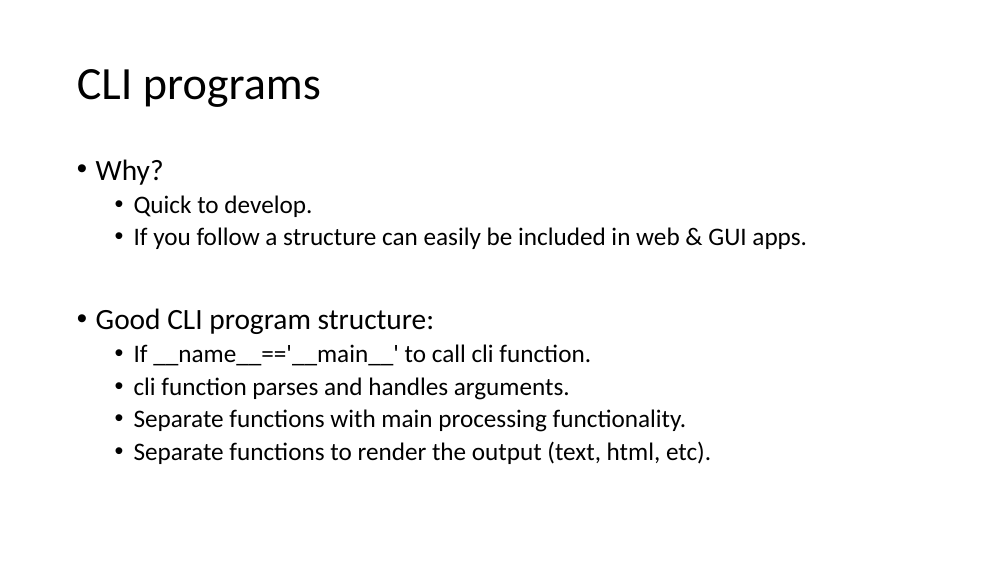
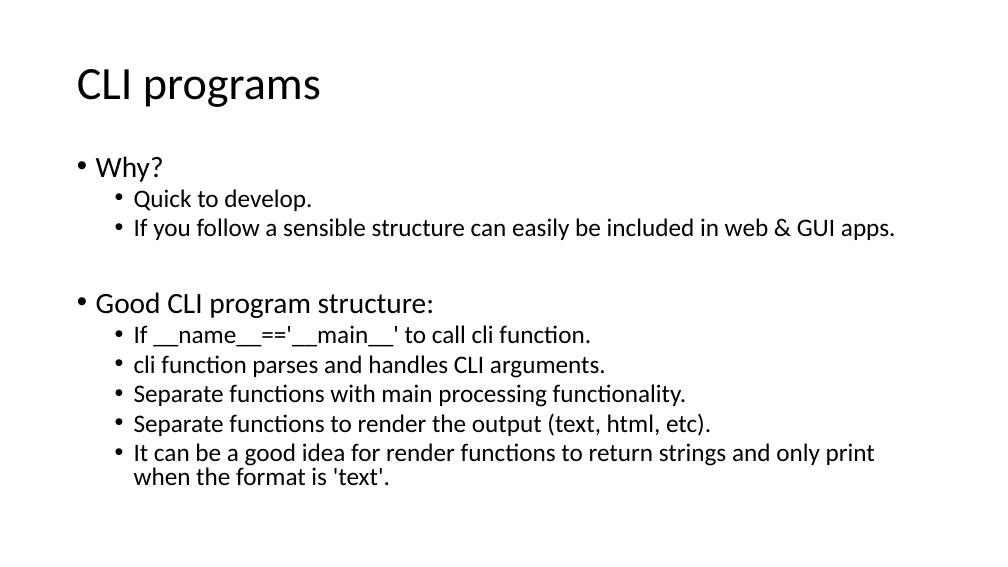
Before and after one commit to mrkbutty/PythonTutButty01, a slide deck: slide 26 of PyTut1_Intro.pptx (slide 24 before the commit). Drawn at 1008x567 pixels with LibreOffice and Linux fonts; fonts in the diff are those of the drawing. Boxes give left, top, right and bottom in pixels: in the first picture for what was removed or moved away, otherwise in the second. Text is boxed around its words. In the diff, an @@ line names an element or a change of style, - is before the commit and + after.

```diff
--- a/PyTut1_Intro.pptx
+++ b/PyTut1_Intro.pptx
@@ text at [96, 156, 711, 436]: line spacing 0.9 to 0.8 @@
@@ text at [134, 218, 896, 240]: text changed @@
-  • If you follow a structure can easily be included in web & GUI apps.
+  • If you follow a sensible structure can easily be included in web & GUI apps.
@@ text at [134, 355, 606, 378]: text changed @@
-  • cli function parses and handles arguments.
+  • cli function parses and handles CLI arguments.
@@ text at [134, 443, 875, 486]: paragraph added @@
+  • It can be a good idea for render functions to return strings and only print when the format is 'text'.
```
Also in this commit, not shown: 15 other slides changed, 6 slides added, 3 slides removed, 2 other files.
